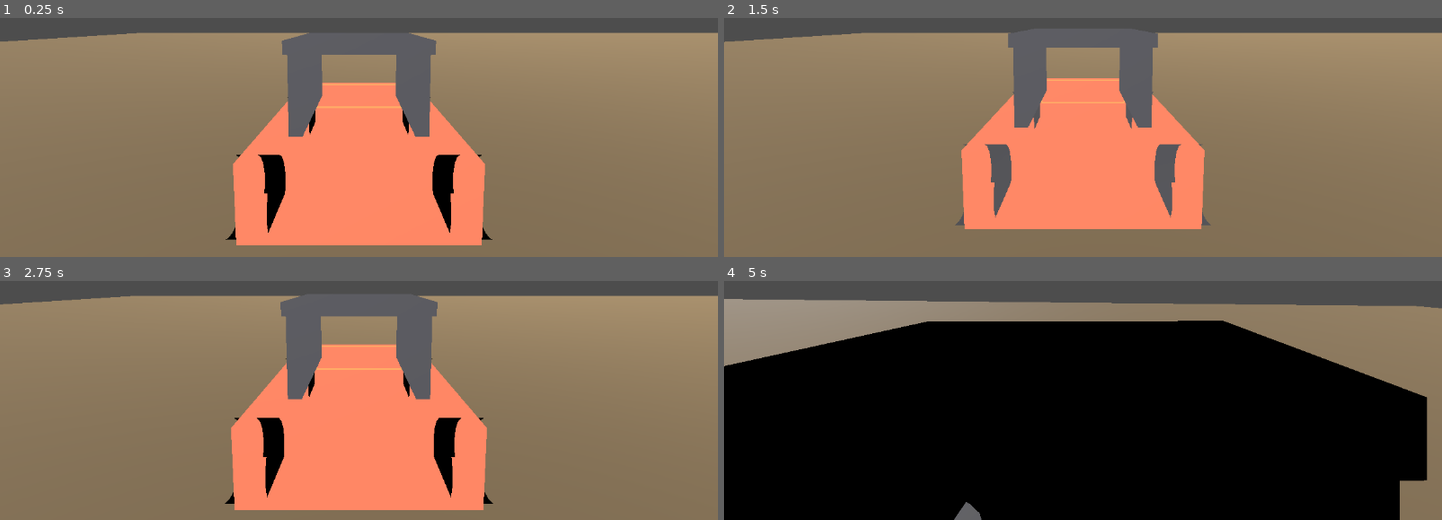
Above: before the commit, frames 1-4 (two rows, left to right).
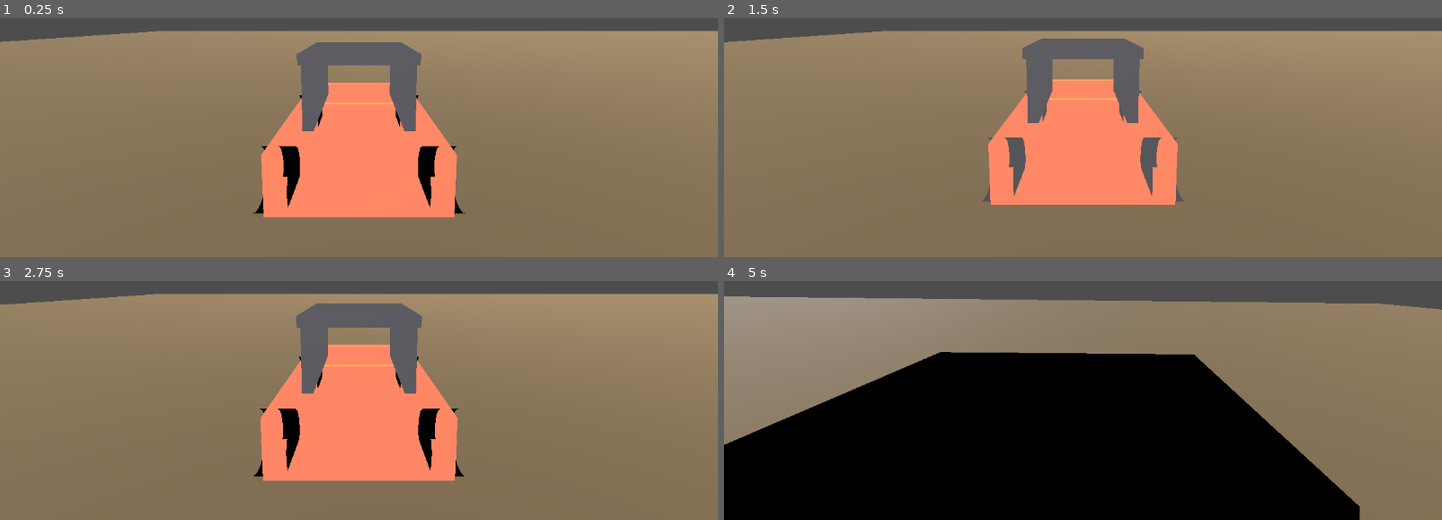
Above: after the commit, the same moments.

Repository: YotsuBotfds/trailhead
Game: Godot game, scene res://scenes/flat_plane.tscn
The game is run twice, just before and just after one commit, with the same random seed, the same clock (stepped at 60 frames per second) and the same inputs.
Inputs:
- Up to frame 1 (0.25 s): no input
- Up to frame 2 (1.5 s): hold R (self_right) 0.53-1.28 s; tap C (cam_toggle) at 0.6 s; hold S (brake) from 1.28 s (still down); tap W (throttle) at 1.35 s
- Up to frame 3 (2.75 s): release S (brake) at 2.03 s; hold R (self_right) from 2.03 s (still down); tap M at 2.1 s
- Up to frame 4 (5 s): release R (self_right) at 2.78 s; hold Up 2.78-3.53 s; tap N at 2.85 s; hold A (steer_left) from 3.53 s (still down); tap C (cam_toggle) at 3.6 s; tap W (throttle) at 4.35 s

The runs differ from the first frame. In frame 1, 14% of the frame differs, in the area x 0-100%, y 5-96%; in frame 2, 12%; in frame 3, 14%; in frame 4, 26%, in the area x 0-100%, y 6-100%.

Commit message:
Improve chase capture readability

Diff:
--- a/autoload/game_config.gd
+++ b/autoload/game_config.gd
@@ -39,14 +39,14 @@
 var surface_min_lateral_grip: float = 0.15
 var default_bog_threshold: float = 0.2
 
-var cam_height: float = 0.12
-var cam_distance: float = 0.35
+var cam_height: float = 0.14
+var cam_distance: float = 0.38
 var cam_spring: float = 12.0
 var cam_damping: float = 2.0
-var cam_look_ahead: float = 0.15
-var cam_fov_base: float = 60.0
-var cam_fov_speed_gain: float = 12.0
-var cam_pitch_deg: float = -6.0
+var cam_look_ahead: float = 0.20
+var cam_fov_base: float = 66.0
+var cam_fov_speed_gain: float = 7.0
+var cam_pitch_deg: float = -7.0
 var orbit_cam_height: float = 0.65
 var orbit_cam_distance: float = 1.05
 var orbit_cam_spring: float = 10.0
--- a/systems/render/scatter_visual_builder.gd
+++ b/systems/render/scatter_visual_builder.gd
@@ -135,8 +135,8 @@
 static func _add_cattails(parent: Node3D) -> void:
 	var positions: Array[Vector3] = [
 		Vector3(3.95, 0.0, -6.25),
-		Vector3(4.35, 0.0, -6.55),
-		Vector3(4.75, 0.0, -6.9),
+		Vector3(4.55, 0.0, -6.1),
+		Vector3(4.9, 0.0, -7.05),
 		Vector3(3.85, 0.0, -7.35),
 		Vector3(4.45, 0.0, -7.55)
 	]
--- a/tools/cedar_visual_inspector.gd
+++ b/tools/cedar_visual_inspector.gd
@@ -33,6 +33,10 @@
 const GRASS_OCCLUDER_Z_MIN: float = -7.4
 const GRASS_OCCLUDER_Z_MAX: float = -0.9
 const GRASS_OCCLUDER_MIN_HEIGHT: float = 0.58
+const CROSSING_CHASE_QA_POSITION: Vector3 = Vector3(4.25, 0.0, -6.55)
+const CROSSING_CHASE_QA_YAW_DEGREES: float = -70.0
+const CHASE_CLEAR_CORRIDOR_LENGTH: float = 0.7
+const CHASE_CLEAR_CORRIDOR_HALF_WIDTH: float = 0.18
 const BOUNDARY_EDGE_X: float = 4.5
 const BOUNDARY_BACK_Z: float = -9.8
 const HEIGHTMESH_ROUTE_MARGIN: float = 0.35
@@ -163,6 +167,7 @@
 		_require_named_count(scatter_root, "fern_clump_", EXPECTED_FERN_CLUMPS)
 		_require_named_count(scatter_root, "cattail_", EXPECTED_CATTAILS)
 		_inspect_scatter_layout(scatter_root)
+		_inspect_chase_capture_clearance(scatter_root)
 		var scatter_collision_count: int = _count_collision_objects(scatter_root)
 		if scatter_collision_count > 0:
 			_errors.append("ScatterVisuals contains collision objects: " + str(scatter_collision_count))
@@ -408,6 +413,34 @@
 			_errors.append(node_path + " should rise above the low chase-camera scale read")
 
 
+func _inspect_chase_capture_clearance(scatter_root: Node) -> void:
+	var prefixes: Array[String] = ["grass_occluder_", "cattail_"]
+	var basis: Basis = Basis(Vector3.UP, deg_to_rad(CROSSING_CHASE_QA_YAW_DEGREES))
+	var forward: Vector3 = -basis.z.normalized()
+	var forward_xz: Vector2 = Vector2(forward.x, forward.z).normalized()
+	for child in scatter_root.get_children():
+		var node: Node3D = child as Node3D
+		if node == null or not _name_begins_with_any(String(child.name), prefixes):
+			continue
+		var delta: Vector2 = Vector2(
+			node.position.x - CROSSING_CHASE_QA_POSITION.x,
+			node.position.z - CROSSING_CHASE_QA_POSITION.z
+		)
+		var along: float = delta.dot(forward_xz)
+		if along <= 0.0 or along > CHASE_CLEAR_CORRIDOR_LENGTH:
+			continue
+		var lateral: float = absf(delta.x * forward_xz.y - delta.y * forward_xz.x)
+		if lateral < CHASE_CLEAR_CORRIDOR_HALF_WIDTH:
+			_errors.append("ScatterVisuals/" + String(child.name) + " blocks the crossing chase QA corridor")
+
+
+func _name_begins_with_any(child_name: String, prefixes: Array[String]) -> bool:
+	for prefix in prefixes:
+		if child_name.begins_with(prefix):
+			return true
+	return false
+
+
 func _inspect_boundary_layout(boundary_root: Node) -> void:
 	_require_node_position(boundary_root, "boundary_grass_1", Vector3(-5.05, 0.0, 0.8), FEATURE_TRANSFORM_TOLERANCE)
 	_require_node_position(boundary_root, "boundary_grass_16", Vector3(4.95, 0.0, -8.5), FEATURE_TRANSFORM_TOLERANCE)
